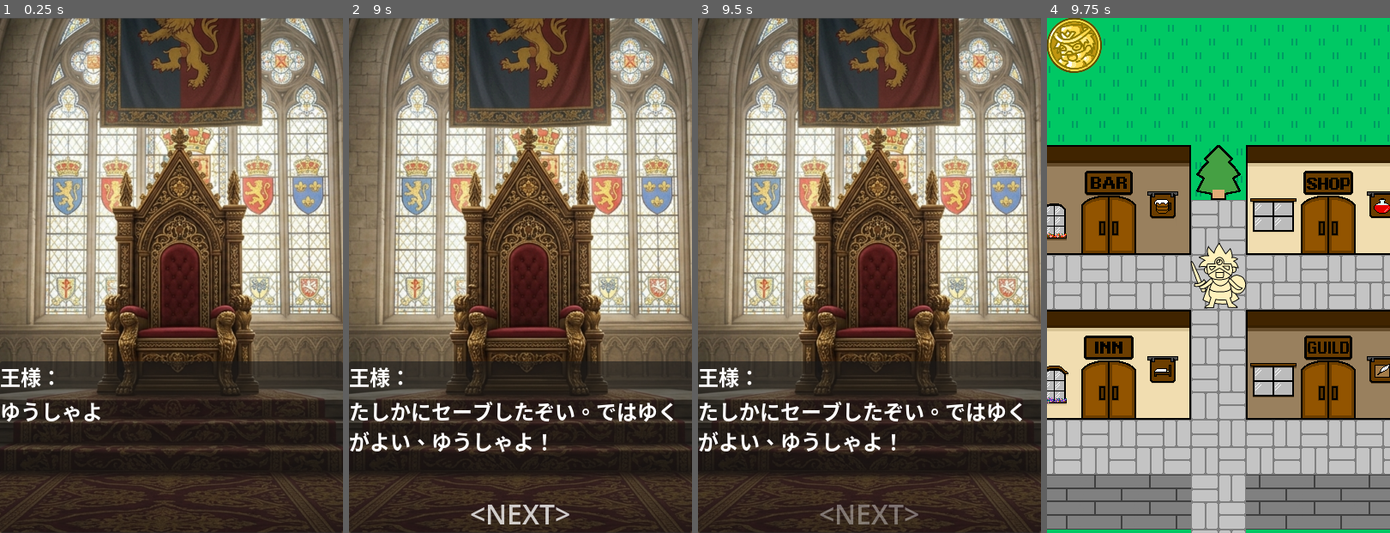
Above: before the commit, frames 1-4 (left to right).
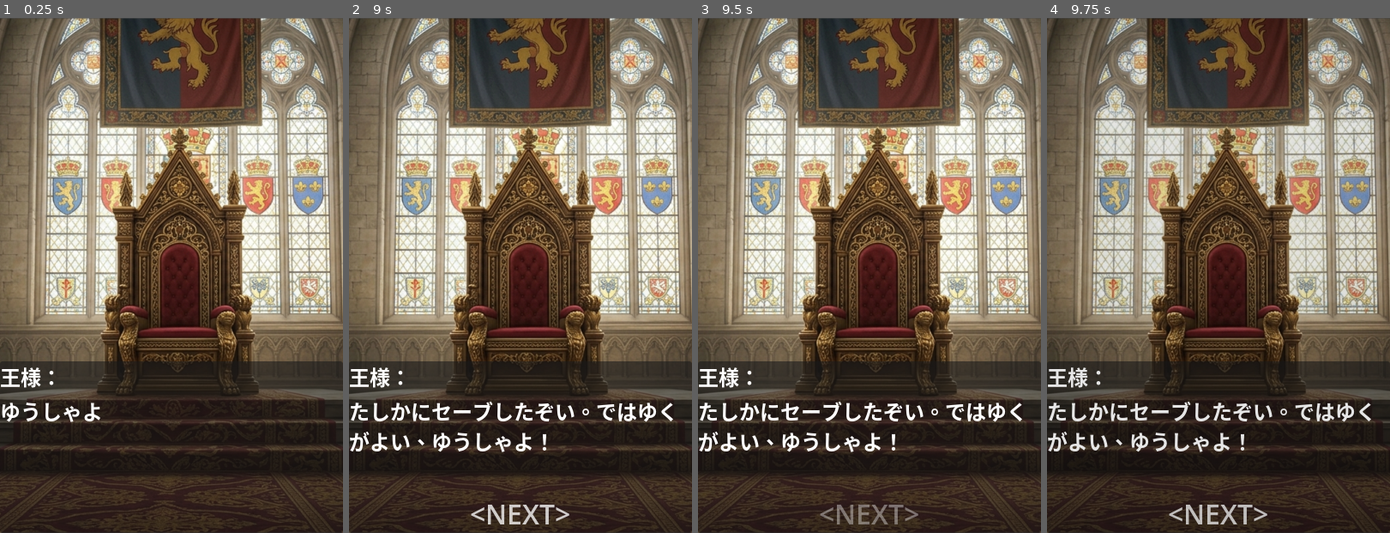
Above: after the commit, the same moments.

Repository: allgorilla/jutegame
Game: Godot game, scene res://scenes/CastleScene.tscn
Same seed, same stepped clock (60 frames per second), same inputs: the game is played once before the commit and once after it. This scene is started directly instead of the project's main scene.
Inputs (mouse positions are in pixels of both pictures, inside the frame that each line leads up to):
- Up to frame 1 (0.25 s): no input
- Up to frame 2 (9 s): move the mouse to (595, 249) at 0.52 s; click (595, 249) at 0.67 s; move the mouse to (451, 301) at 1.27 s; click (451, 301) at 1.42 s; tap Enter at 2 s; move the mouse to (554, 162) at 2.02 s; click (554, 162) at 2.17 s; move the mouse to (503, 378) at 2.77 s; click (503, 378) at 2.92 s; move the mouse to (623, 352) at 3.52 s; click (623, 352) at 3.67 s; tap Space at 4.25 s; move the mouse to (417, 198) at 4.27 s; click (417, 198) at 4.42 s; click "セーブする" at 5 s; move the mouse to (537, 275) at 5.77 s; click (537, 275) at 5.92 s; move the mouse to (469, 146) at 6.52 s; click (469, 146) at 6.67 s; move the mouse to (595, 249) at 7.27 s; click (595, 249) at 7.42 s; move the mouse to (451, 301) at 8.02 s; click (451, 301) at 8.17 s; move the mouse to (554, 162) at 8.77 s; click (554, 162) at 8.92 s
- Up to frame 3 (9.5 s): no input
- Up to frame 4 (9.75 s): tap Enter at 9.5 s; move the mouse to (1201, 378) at 9.52 s; click (1201, 378) at 9.67 s

Frames 1-3 are identical in both runs. In frame 4, 97% of the frame differs, in the area x 0-100%, y 0-100%.

Commit message:
フェードアウトを共通化。

Diff:
--- a/project.godot
+++ b/project.godot
@@ -20,6 +20,7 @@
 Global="*uid://d2dcunp0yyel7"
 NetworkManager="*uid://hee1amm6wv35"
 MessageManager="*uid://db1nmu0xdahci"
+SceneManager="*uid://d3fggb4ln0k8s"
 
 [display]
 
--- a/scripts/CastleScene.gd
+++ b/scripts/CastleScene.gd
@@ -74,4 +74,5 @@
 	_show_castle_message("セーブしないともうすか。ではゆくがよい、ゆうしゃよ！")
 
 func _return_to_map():
-	get_tree().change_scene_to_file("res://scenes/MainMap.tscn")
+	# 突然切り替わるのではなく、暗転してからマップへ
+	SceneManager.change_scene_with_fade("res://scenes/MainMap.tscn")
--- a/scripts/MapManager.gd
+++ b/scripts/MapManager.gd
@@ -121,16 +121,9 @@
 		is_moving = true
 		var target_scene_path = data.event_table[pos]
 
-		# フェード処理の開始
-		var changer = SceneChangerScene.instantiate()
-		get_tree().root.add_child(changer)
-
-		var anim = changer.get_node("AnimationPlayer")
-		anim.play("fade")
-		await anim.animation_finished
-
+		# 座標を保存して、共通マネージャーでフェード遷移
 		Global.last_player_pos = pos
-		get_tree().change_scene_to_file(target_scene_path)
+		SceneManager.change_scene_with_fade(target_scene_path)
 
 func start_scroll_animation():
 	var target_pos = (-current_grid_pos * TILE_SIZE) - Vector2(TILE_SIZE / 2, TILE_SIZE / 2)
--- /dev/null
+++ b/scripts/SceneManager.gd
@@ -0,0 +1,37 @@
+# SceneManager.gd
+extends Node
+
+var SceneChangerScene = preload("res://scenes/SceneChanger.tscn")
+
+# 画面を暗くして、指定したシーンへ遷移する
+func change_scene_with_fade(target_scene_path: String):
+	# 1. 幕（SceneChanger）を生成して追加
+	var changer = SceneChangerScene.instantiate()
+	get_tree().root.add_child(changer)
+
+	var anim = changer.get_node("AnimationPlayer")
+
+	# 2. 暗転アニメーションを実行
+	anim.play("fade")
+	await anim.animation_finished
+
+	# 3. シーンを切り替え
+	get_tree().change_scene_to_file(target_scene_path)
+
+	# ※ 切り替え先の _ready() 等でフェードアウト（明るくする）を行う想定です
+
+# 今のシーンのまま、単に暗くしたり明るくしたりするだけの関数
+func fade_in():
+	var changer = SceneChangerScene.instantiate()
+	get_tree().root.add_child(changer)
+	var anim = changer.get_node("AnimationPlayer")
+	anim.play("fade")
+	await anim.animation_finished
+
+func fade_out():
+	var changer = get_tree().root.get_node_or_null("SceneChanger")
+	if changer:
+		var anim = changer.get_node("AnimationPlayer")
+		anim.play_backwards("fade")
+		await anim.animation_finished
+		changer.queue_free()
Not shown, added: scripts/SceneManager.gd.uid
